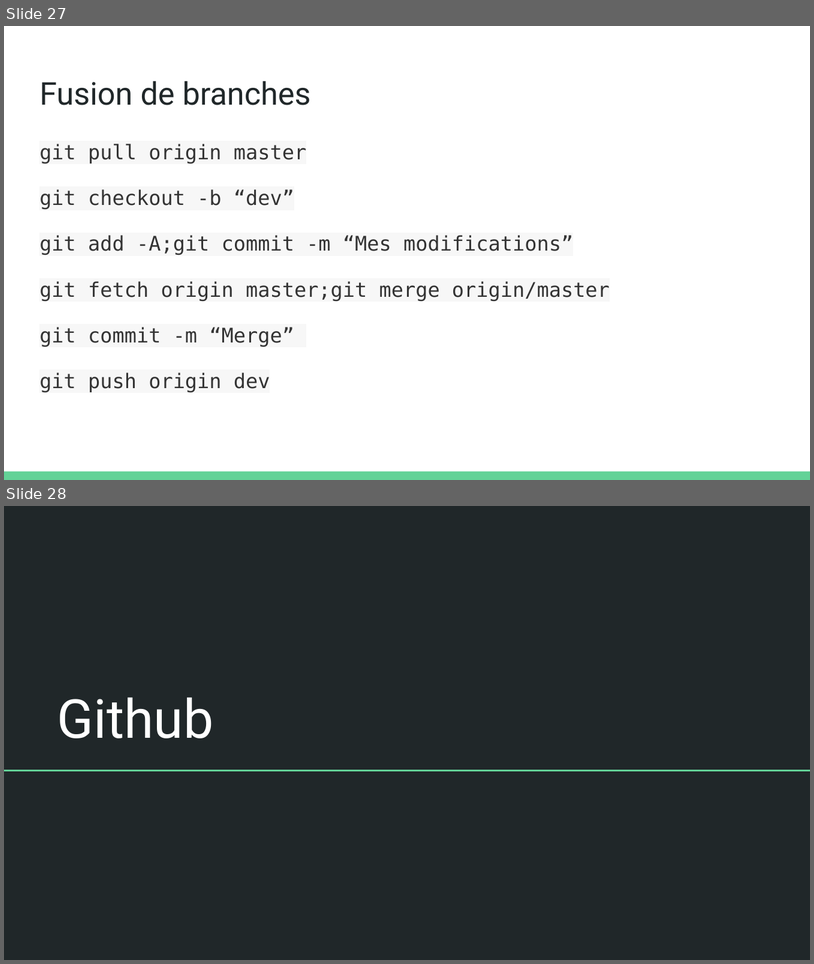
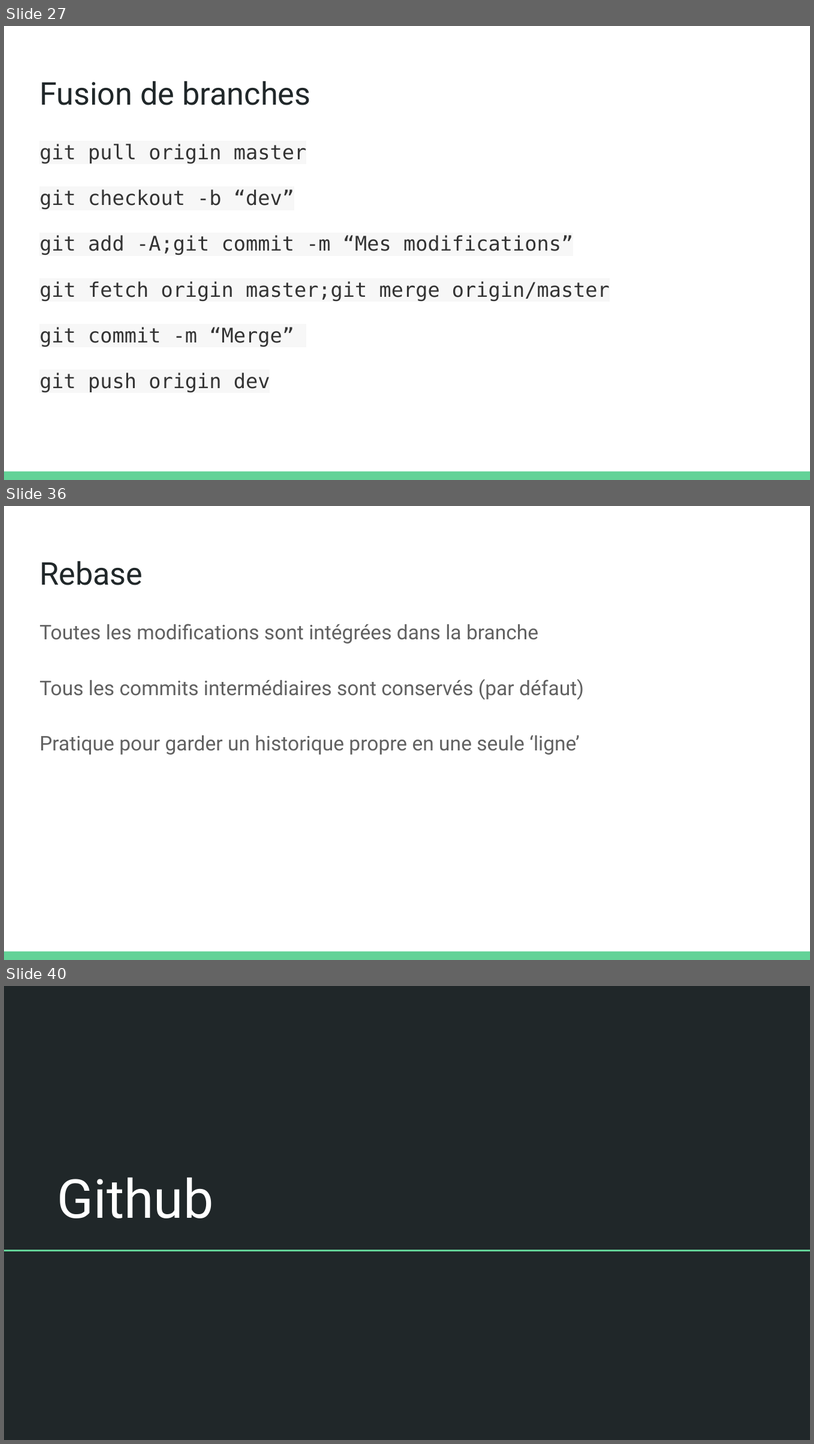
Before and after one commit to olivier-pitton/dant, a slide deck: git/Cours Git.pptx. Shown one above the other, each under a label of ours: slides 27 and 28 before the commit, slides 27, 36 and 40 after it; the slides between them are not shown. The pictures are 814x964 and 814x1444 pixels, drawn with LibreOffice and Linux fonts; fonts in the diff are those of the drawing. Boxes give left, top, right and bottom in pixels: in the first picture for what was removed or moved away, otherwise in the second. Text is boxed around its words. In the diff, an @@ line names an element or a change of style, - is before the commit and + after.

```diff
--- a/git/Cours Git.pptx
+++ b/git/Cours Git.pptx
@@ slide 36 added at (4,506,810,960), background #FFFFFF; not listed: 1 template element that a slide beside it also shows @@
@@ title added at (39,561,143,585), 28 pt, text #202729 @@
+Rebase
@@ text added at (39,624,584,754), 18 pt, text #616161 @@
+Toutes les modifications sont intégrées dans la branche
+Tous les commits intermédiaires sont conservés (par défaut)
+Pratique pour garder un historique propre en une seule ‘ligne’
@@ what was slide 28 is now slide 40 @@
```
Also in this commit, not shown: 11 other slides added, 2 other files.
